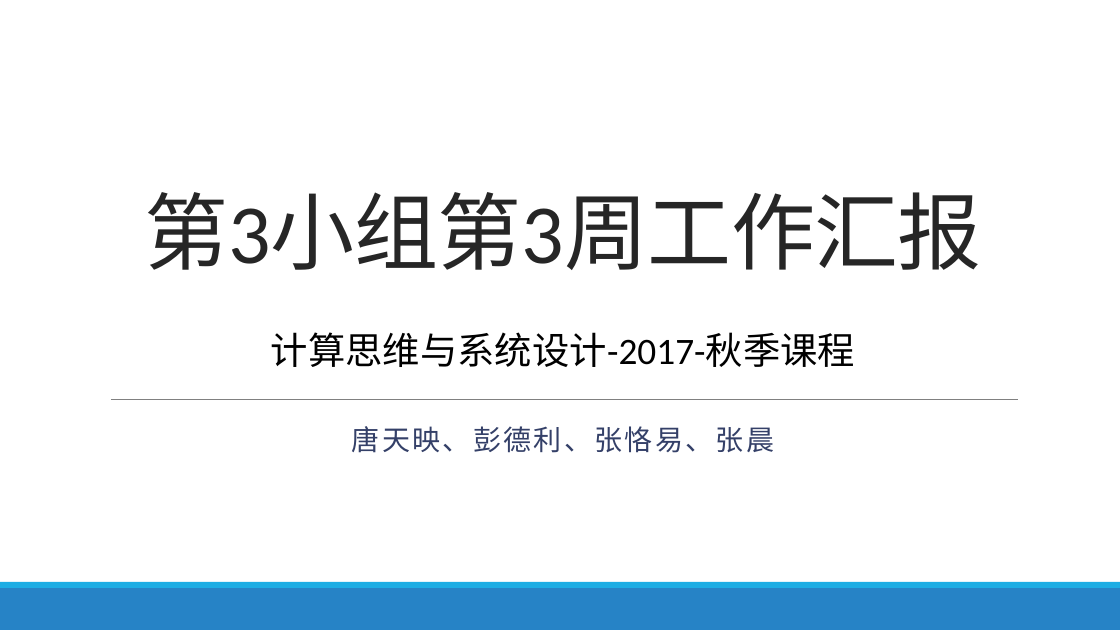
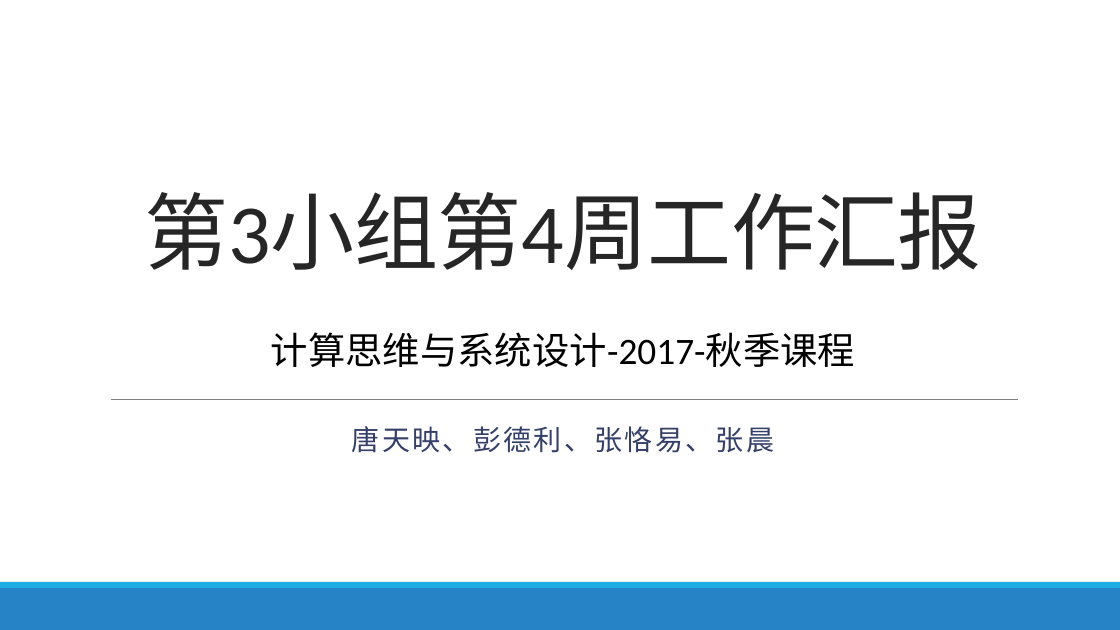
Before and after one commit to jisuansiwei2017/SDCT-2017-Fall, a slide deck: slide 1 of weekly_report/group3/week4.pptx. Drawn at 1120x630 pixels with LibreOffice and Linux fonts; fonts in the diff are those of the drawing. Boxes give left, top, right and bottom in pixels: in the first picture for what was removed or moved away, otherwise in the second. Text is boxed around its words. In the diff, an @@ line names an element or a change of style, - is before the commit and + after.

```diff
--- a/weekly_report/group3/week4.pptx
+++ b/weekly_report/group3/week4.pptx
@@ title at (144, 192, 982, 270): text changed @@
-第3小组第3周工作汇报
+第3小组第4周工作汇报
```
Also in this commit, not shown: 2 other slides changed, 5 slides added.
